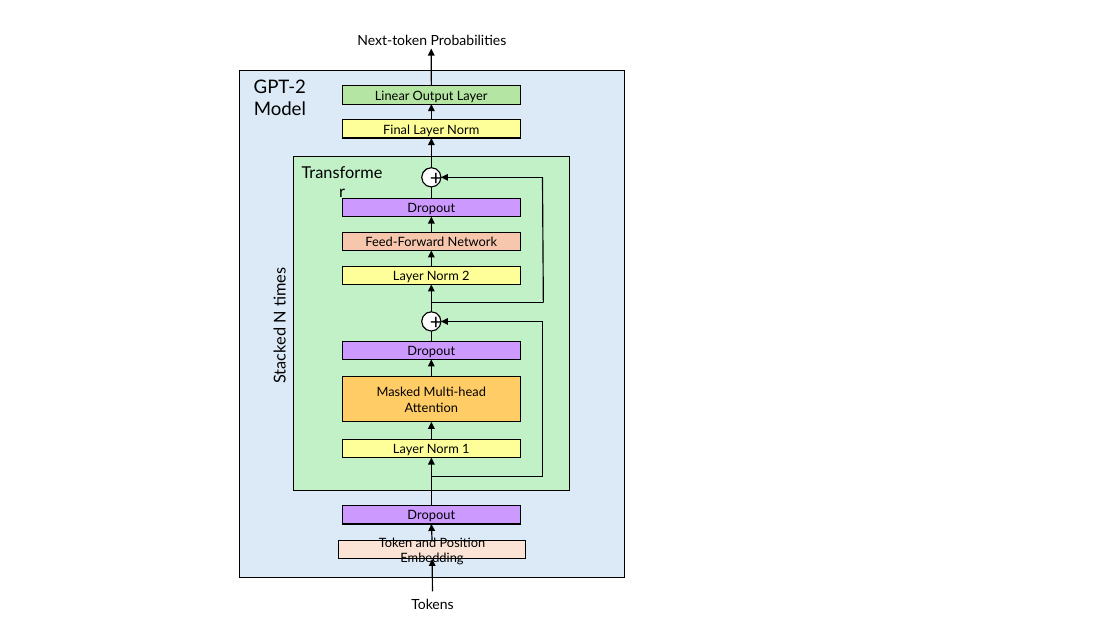
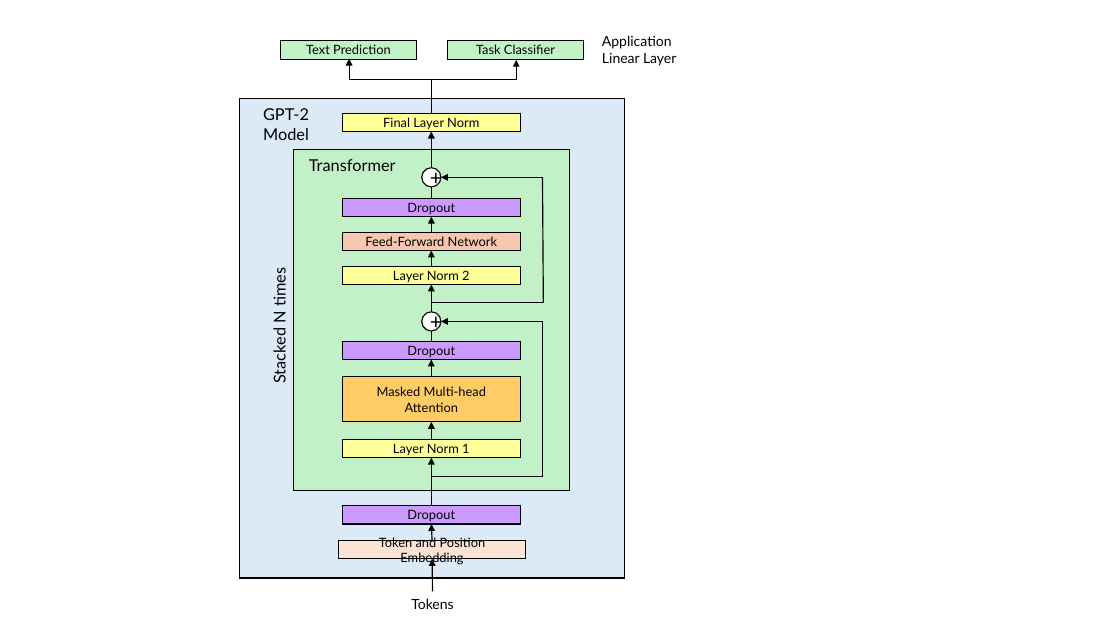
Before and after one commit to GuyDupenloup/gpt2_model_from_research_papers, a slide deck: slide 1 of pictures/drawings.pptx. Drawn at 1120x630 pixels with LibreOffice and Linux fonts; fonts in the diff are those of the drawing. Boxes give left, top, right and bottom in pixels: in the first picture for what was removed or moved away, otherwise in the second. Text is boxed around its words. In the diff, an @@ line names an element or a change of style, - is before the commit and + after.

```diff
--- a/pictures/drawings.pptx
+++ b/pictures/drawings.pptx
@@ rectangle "Text Prediction": place and size @@
-rectangle "Text Prediction" at <box>342,86,520,104</box>
+rectangle "Text Prediction" at <box>281,40,418,60</box>
@@ rectangle "Text Prediction" at <box>281,40,418,60</box>: fill #B4E5A2 to #C2F1C8 @@
@@ text in rectangle at <box>306,44,391,54</box>: text changed @@
-Linear Output Layer
+Text Prediction
@@ elbow double arrow added from (350, 59) to (517, 60), #000000 1 pt @@
@@ text removed at <box>357,34,507,45</box> @@
-Next-token Probabilities
@@ rectangle added at <box>448,40,585,60</box>, fill #C2F1C8, outline #000000 1 pt, 11 pt, text #000000 @@
+Task Classifier
@@ text added at <box>602,35,676,66</box>, 12 pt, text #000000 @@
+Application
+Linear Layer
@@ arrow moved from (432, 86) - (431, 49) to (431, 113) - (431, 79) @@
@@ arrow (431, 113) - (431, 79): arrow to line @@
@@ text "GPT-2 Model": place and size @@
-text "GPT-2 Model" at <box>254,79,306,115</box>
+text "GPT-2 Model" at <box>263,108,309,140</box>
@@ text "GPT-2 Model" at <box>263,108,309,140</box>: size 16 to 14 pt @@
@@ rectangle: place and size @@
-rectangle at <box>239,71,624,578</box>
+rectangle at <box>239,99,624,578</box>
@@ rectangle "Final Layer Norm": place and size @@
-rectangle "Final Layer Norm" at <box>342,120,520,139</box>
+rectangle "Final Layer Norm" at <box>342,113,520,132</box>
@@ arrow removed from (432, 120) to (432, 104) @@
@@ arrow moved from (432, 168) - (432, 138) to (432, 168) - (432, 132) @@
@@ rectangle: place and size @@
-rectangle at <box>293,156,570,491</box>
+rectangle at <box>293,150,570,492</box>
@@ text "Transformer" rewrapped from <box>291,158,393,187</box> to <box>309,159,396,171</box> @@
```
Also in this commit, not shown: 5 other files.
